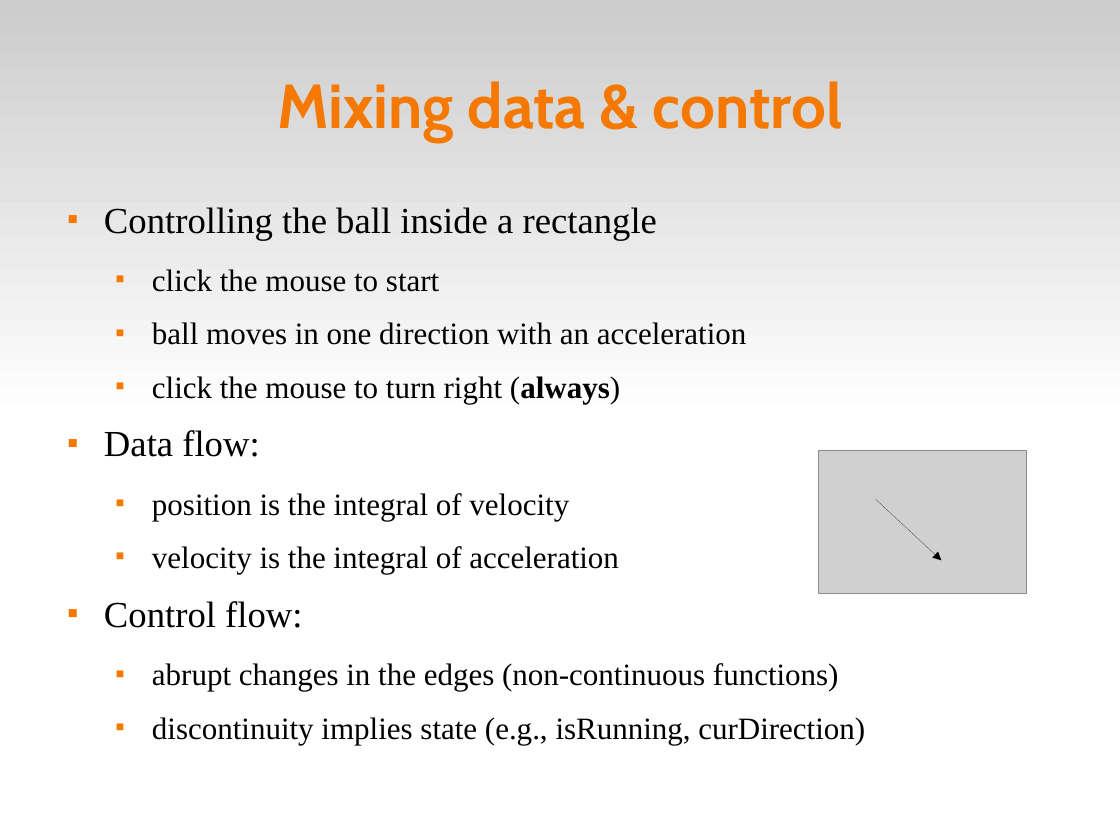
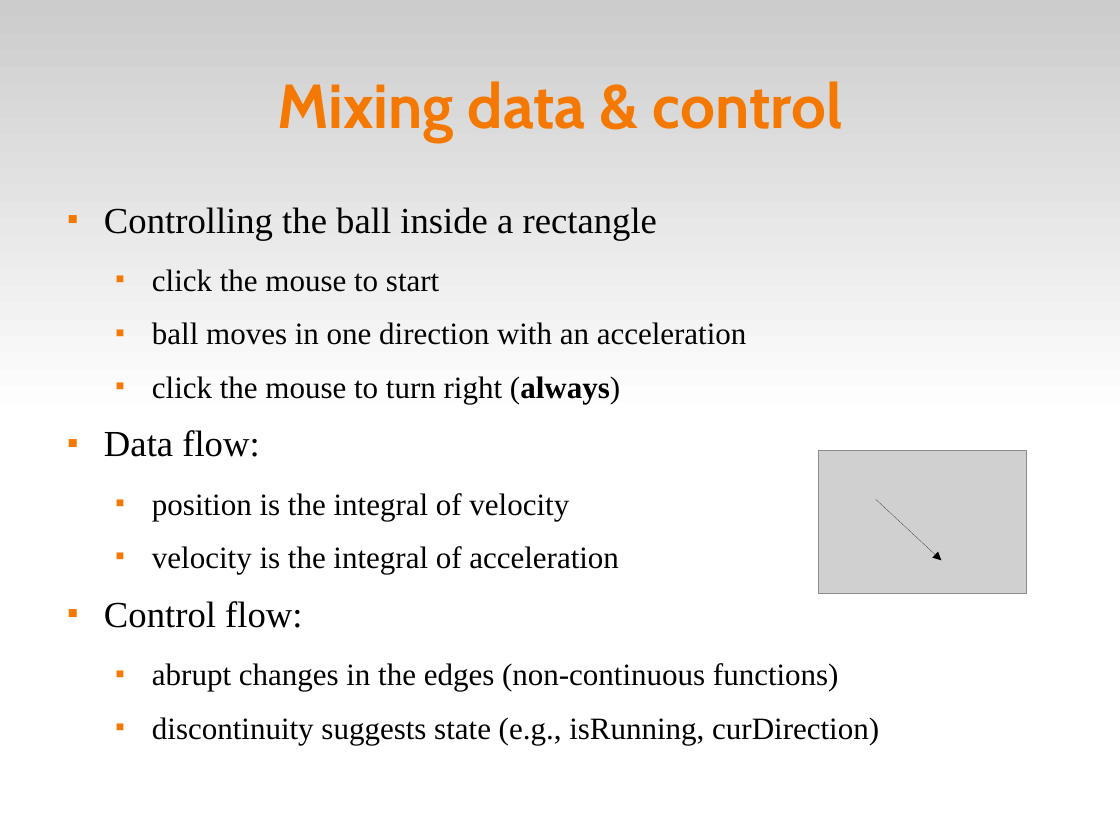
Before and after one commit to fsantanna-no/ceu-docs, a slide deck: slide 5 of ceu_curryon.odp. Drawn at 1120x840 pixels with LibreOffice and Linux fonts; fonts in the diff are those of the drawing; grey boxes stand for pictures. Boxes give left, top, right and bottom in pixels: in the first picture for what was removed or moved away, otherwise in the second. Text is boxed around its words. In the diff, an @@ line names an element or a change of style, - is before the commit and + after.

```diff
--- a/ceu_curryon.odp
+++ b/ceu_curryon.odp
@@ text at bbox=[152, 717, 879, 744]: text changed @@
-  ■ discontinuity implies state (e.g., isRunning, curDirection)
+  ■ discontinuity suggests state (e.g., isRunning, curDirection)
```
Also in this commit, not shown: 3 other slides changed, 3 slides added, 1 slide removed.
